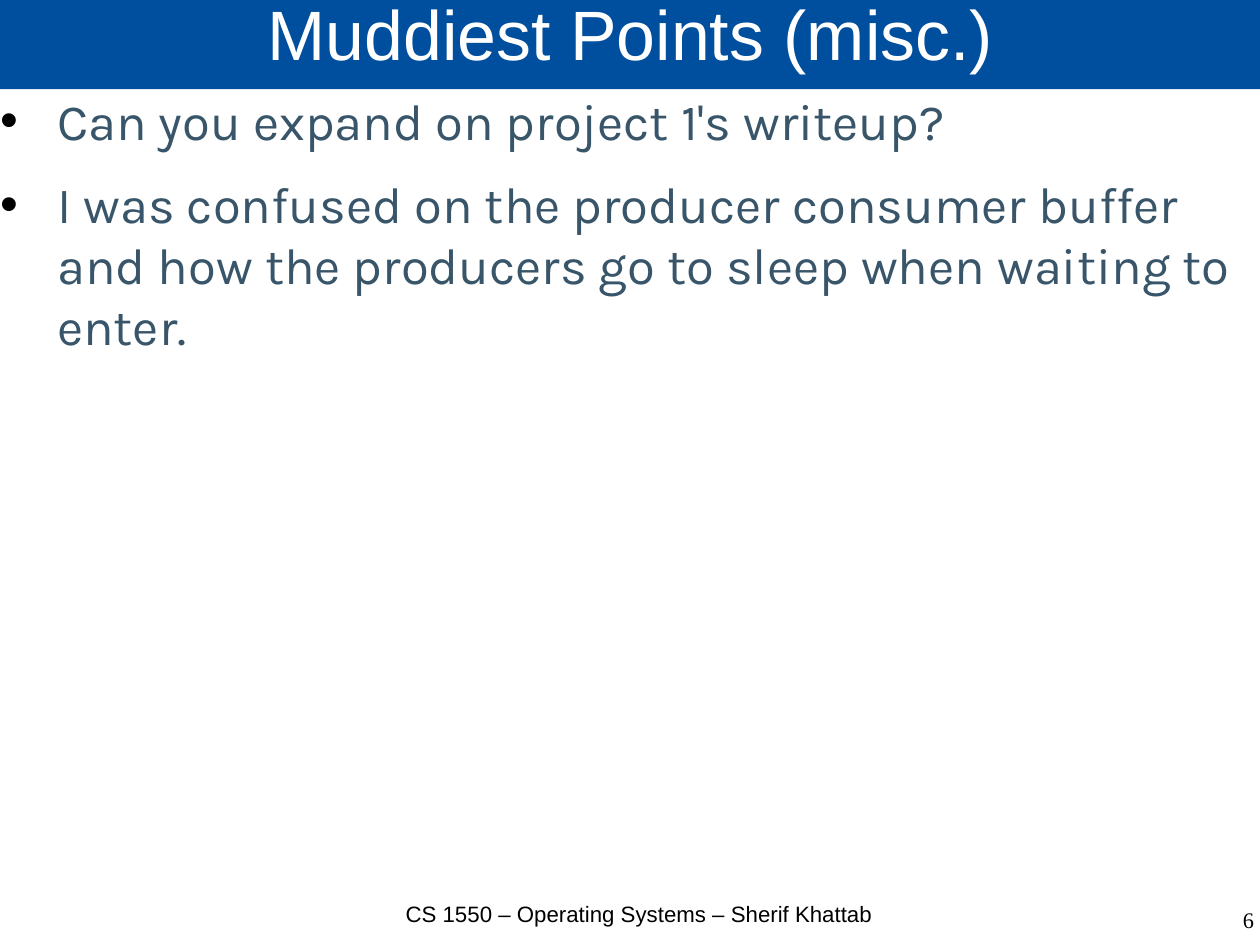
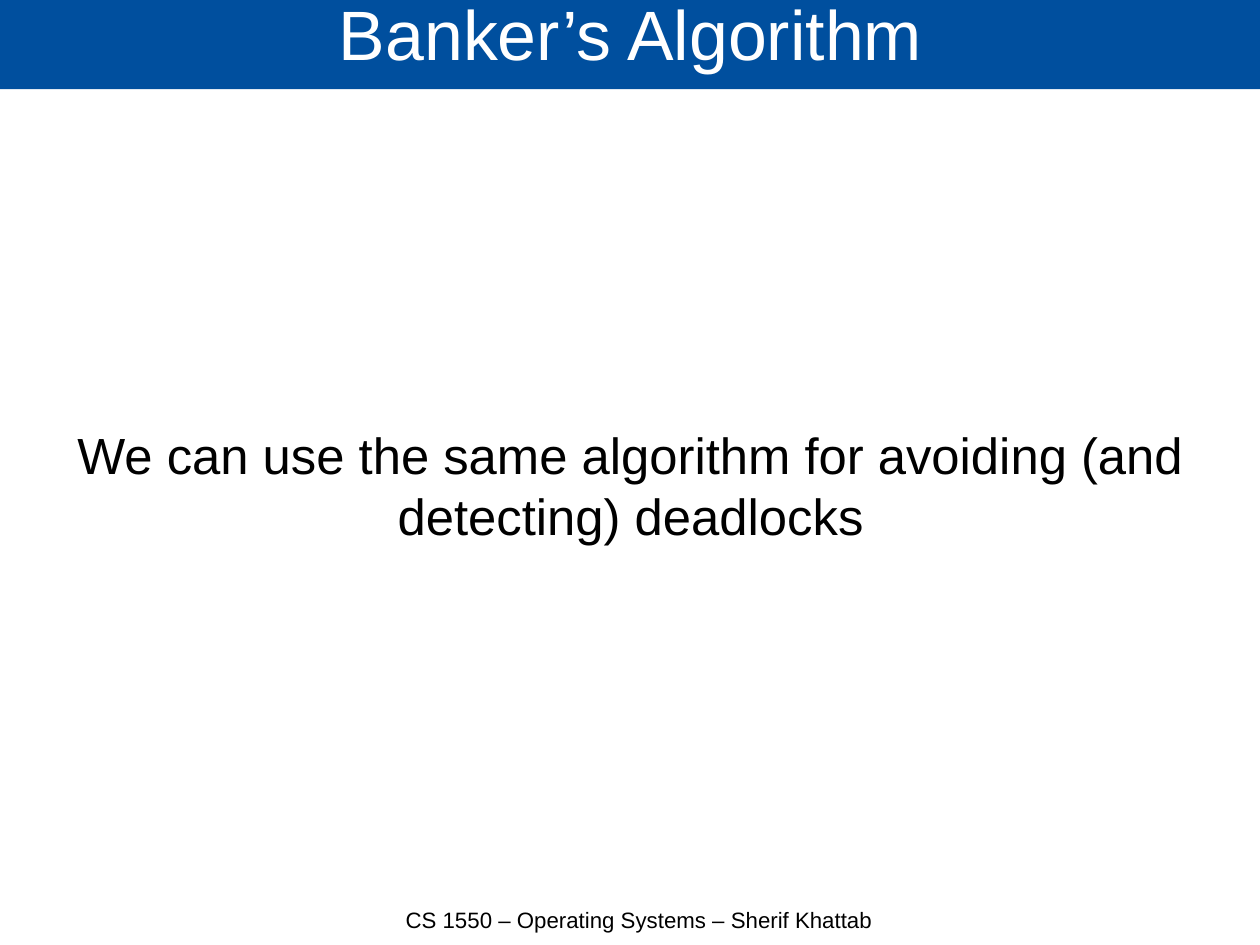
Before and after one commit to cs1550-2244/cs1550-code-handouts, a slide deck: slide 17 of DraftSlides/Lecture9.pptx (slide 6 before the commit). Drawn at 1260x945 pixels with LibreOffice and Linux fonts; fonts in the diff are those of the drawing. Boxes give left, top, right and bottom in pixels: in the first picture for what was removed or moved away, otherwise in the second. Text is boxed around its words. In the diff, an @@ line names an element or a change of style, - is before the commit and + after.

```diff
--- a/DraftSlides/Lecture9.pptx
+++ b/DraftSlides/Lecture9.pptx
@@ title at <box>339,9,922,73</box>: text changed @@
-Muddiest Points (misc.)
+Banker’s Algorithm
@@ text at <box>77,437,1183,546</box>: text changed; font Karla to Arial; text colour #38556A to #000000 @@
-• Can you expand on project 1's writeup?
-• I was confused on the producer consumer buffer and how the producers go to sleep when waiting to enter.
+We can use the same algorithm for avoiding (and detecting) deadlocks
@@ text "CS 1550 – Operating Systems ...": place and size @@
-text "CS 1550 – Operating Systems ..." at <box>406,906,872,927</box>
+text "CS 1550 – Operating Systems ..." at <box>406,912,872,933</box>
@@ page number removed at <box>1243,913,1254,929</box> @@
-6
```
Also in this commit, not shown: 3 other slides changed, 15 slides added, 2 slides removed, 3 other files.
